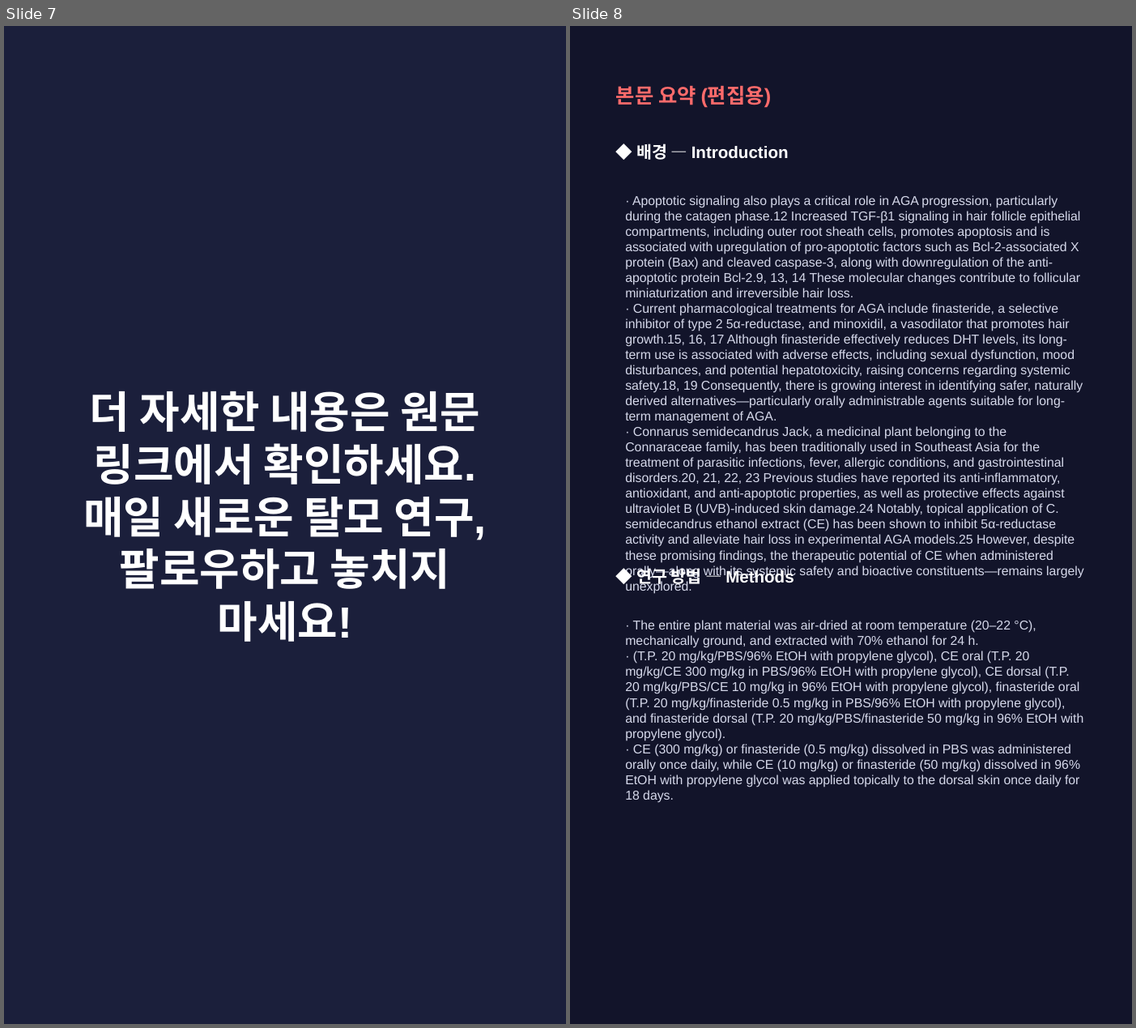
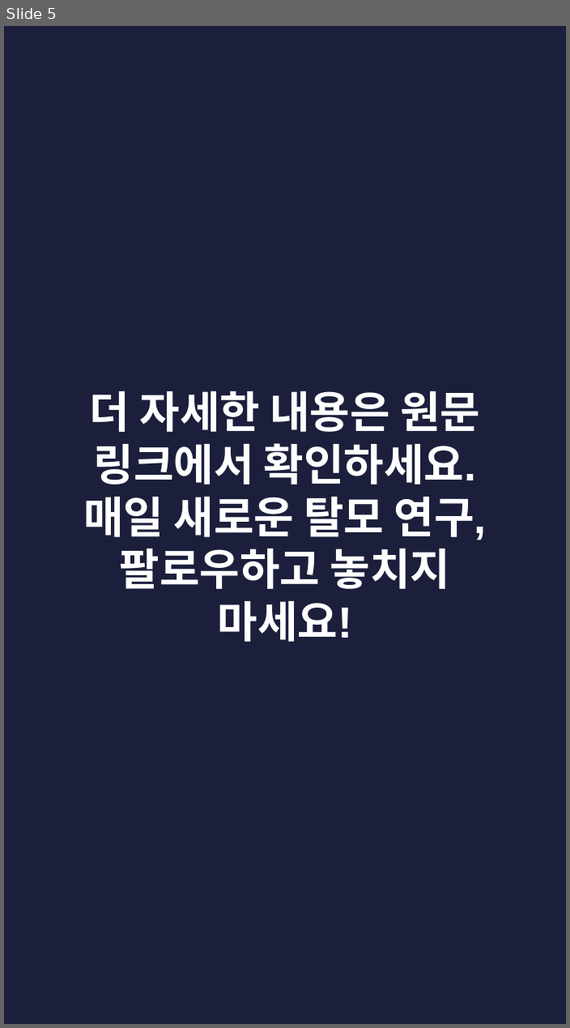
Before and after one commit to hyokang2010-BJ-ANTH/product-builder-test, a slide deck: pwa/data/latest/slides.pptx. Shown side by side, each under a label of ours: slides 7 and 8 before the commit, slide 5 after it. The pictures are 1136x1028 and 570x1028 pixels, drawn with LibreOffice and Linux fonts; fonts in the diff are those of the drawing. Boxes give left, top, right and bottom in pixels: in the first picture for what was removed or moved away, otherwise in the second. Text is boxed around its words. In the diff, an @@ line names an element or a change of style, - is before the commit and + after.

```diff
--- a/pwa/data/latest/slides.pptx
+++ b/pwa/data/latest/slides.pptx
@@ slide 8 removed at [570,26,1132,1024], background #12142A @@
@@ text removed at [616,85,772,108] @@
-본문 요약 (편집용)
@@ text removed at [636,143,789,160] @@
-◆ 배경 — Introduction
@@ text removed at [625,195,1084,547] @@
-· Apoptotic signaling also plays a critical role in AGA progression, particularly during the catagen phase.12 Increased TGF-β1 signaling in hair follicle epithelial compartments, including outer root sheath cells, promotes apoptosis and is associated with upregulation of pro-apoptotic factors such as Bcl-2-associated X protein (Bax) and cleaved caspase-3, along with downregulation of the anti-apoptotic protein Bcl-2.9, 13, 14 These molecular changes contribute to follicular miniaturization and irreversible hair loss.
-· Current pharmacological treatments for AGA include finasteride, a selective inhibitor of type 2 5α-reductase, and minoxidil, a vasodilator that promotes hair growth.15, 16, 17 Although finasteride effectively reduces DHT levels, its long-term use is associated with adverse effects, including sexual dysfunction, mood disturbances, and potential hepatotoxicity, raising concerns regarding systemic safety.18, 19 Consequently, there is growing interest in identifying safer, naturally derived alternatives—particularly orally administrable agents suitable for long-term management of AGA.
-· Connarus semidecandrus Jack, a medicinal plant belonging to the Connaraceae family, has been traditionally used in Southeast Asia for the treatment of parasitic infections, fever, allergic conditions, and gastrointestinal disorders.20, 21, 22, 23 Previous studies have reported its anti-inflammatory, antioxidant, and anti-apoptotic properties, as well as protective effects against ultraviolet B (UVB)-induced skin damage.24 Notably, topical application of C. semidecandrus ethanol extract (CE) has been shown to inhibit 5α-reductase activity and alleviate hair loss in experimental AGA models.25 However, despite these promising findings, the therapeutic potential of CE when administered orally—along with its systemic safety and bioactive constituents—remains largely unexplored.
@@ text removed at [636,566,794,587] @@
-◆ 연구 방법 — Methods
@@ text removed at [625,620,1084,803] @@
-· The entire plant material was air-dried at room temperature (20–22 °C), mechanically ground, and extracted with 70% ethanol for 24 h.
-· (T.P. 20 mg/kg/PBS/96% EtOH with propylene glycol), CE oral (T.P. 20 mg/kg/CE 300 mg/kg in PBS/96% EtOH with propylene glycol), CE dorsal (T.P. 20 mg/kg/PBS/CE 10 mg/kg in 96% EtOH with propylene glycol), finasteride oral (T.P. 20 mg/kg/finasteride 0.5 mg/kg in PBS/96% EtOH with propylene glycol), and finasteride dorsal (T.P. 20 mg/kg/PBS/finasteride 50 mg/kg in 96% EtOH with propylene glycol).
-· CE (300 mg/kg) or finasteride (0.5 mg/kg) dissolved in PBS was administered orally once daily, while CE (10 mg/kg) or finasteride (50 mg/kg) dissolved in 96% EtOH with propylene glycol was applied topically to the dorsal skin once daily for 18 days.
@@ what was slide 7 is now slide 5 @@
```
Also in this commit, not shown: 2 slides changed, 3 slides added, 6 other slides removed, 26 other files.
